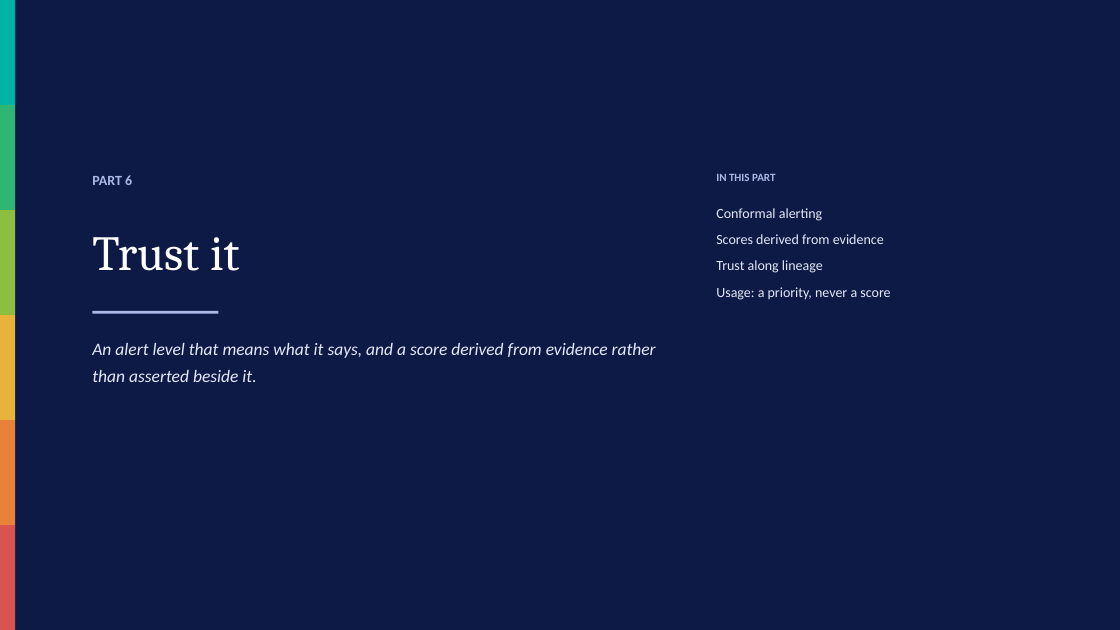
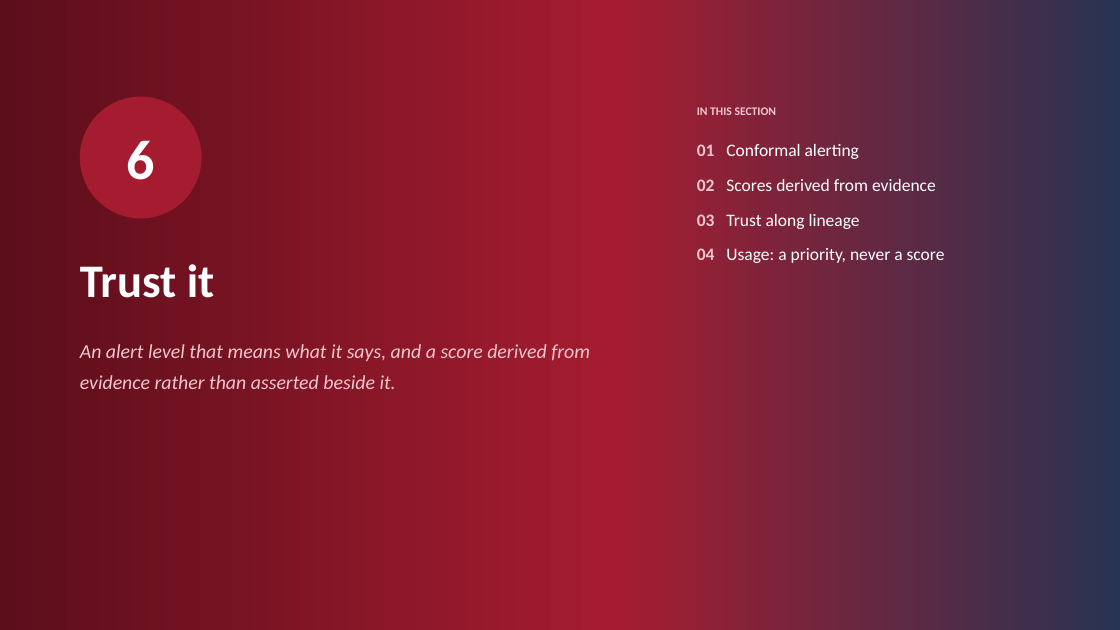
Before and after one commit to ajsinha/prama, a slide deck: slide 34 of docs/publications/deck/Prama-Evidence-First-Data-Quality.pptx (slide 29 before the commit). Drawn at 1120x630 pixels with LibreOffice and Linux fonts; fonts in the diff are those of the drawing. Boxes give left, top, right and bottom in pixels: in the first picture for what was removed or moved away, otherwise in the second. Text is boxed around its words. In the diff, an @@ line names an element or a change of style, - is before the commit and + after.

Commit message:
The deck, retold answer first and in the console's crimson
The content is the same verified material, re-ordered and extended into a story
that leads with the answer: a TL;DR in five questions, ten principles of
evidence-first data quality, the failure modes and what a supervisor asks for,
then ten numbered sections, three worked examples answered step by step from
the case studies (month-end close, a defect's blast radius, fitness for a
purpose), and an honest close: what is built, what comes next (from the
remaining-work list), a comparison by category derived from the competitive
analysis's capability matrix (behind where it is behind), what Prama does not
do, and where to start. 45 slides become 59.

The theme is the console's light theme, token for token: crimson accents and
table heads, the deep heading crimson for titles, and the console header's
gradient on the title, dividers and close. New layouts carry the storytelling:
qa, numbered, workflow, compare and thanks; most slides end on one insight line
in a tinted box. Accent stripes on cards and tiles are gone.

The passing-test figure is read from the README's synced marker at build time,
never typed. Both audits pass, and a new test refuses another organisation's
brand anywhere in the file.

```diff
--- a/docs/publications/deck/Prama-Evidence-First-Data-Quality.pptx
+++ b/docs/publications/deck/Prama-Evidence-First-Data-Quality.pptx
@@ rectangle at bbox=[0, 0, 1120, 630]: fill #0E1A46 to gradient #5C0E1B to #A51C30 to #293352 @@
@@ rectangle removed at bbox=[0, 0, 15, 105] @@
@@ rectangle removed at bbox=[0, 105, 15, 210] @@
@@ ellipse added at bbox=[80, 97, 202, 218], fill #A51C30, 48 pt, text #FFFFFF, bold @@
+6
@@ text at bbox=[697, 107, 777, 115]: text changed; size 9.5 to 10 pt; text colour #AEB8E8 to #F3C6CF @@
-IN THIS PART
+IN THIS SECTION
@@ text at bbox=[697, 144, 945, 263]: text changed; size 12 to 15 pt; text colour #E4E8F8 to #FFFFFF @@
-Conformal alerting
-Scores derived from evidence
-Trust along lineage
-Usage: a priority, never a score
+01 Conformal alerting
+02 Scores derived from evidence
+03 Trust along lineage
+04 Usage: a priority, never a score
@@ text removed at bbox=[92, 175, 132, 185] @@
-PART 6
@@ rectangle removed at bbox=[0, 210, 15, 315] @@
@@ text "Trust it": place and size @@
-text "Trust it" at bbox=[92, 237, 240, 271]
+text "Trust it" at bbox=[80, 264, 215, 298]
@@ text "Trust it" at bbox=[80, 264, 215, 298]: size 42 to 40 pt, font Cambria to Calibri, bold on; line spacing 1.2 to 1.05 @@
@@ rectangle removed at bbox=[0, 315, 15, 420] @@
@@ rectangle removed at bbox=[92, 311, 218, 314] @@
@@ text "An alert level that means ...": place and size @@
-text "An alert level that means ..." at bbox=[92, 343, 656, 382]
+text "An alert level that means ..." at bbox=[80, 344, 590, 389]
@@ text "An alert level that means ..." at bbox=[80, 344, 590, 389]: size 15 to 17 pt, text colour #E4E8F8 to #F3C6CF @@
@@ rectangle removed at bbox=[0, 420, 15, 525] @@
@@ rectangle removed at bbox=[0, 525, 15, 630] @@
```
Also in this commit, not shown: 42 other slides changed, 16 slides added, 2 slides removed, 10 other files.
